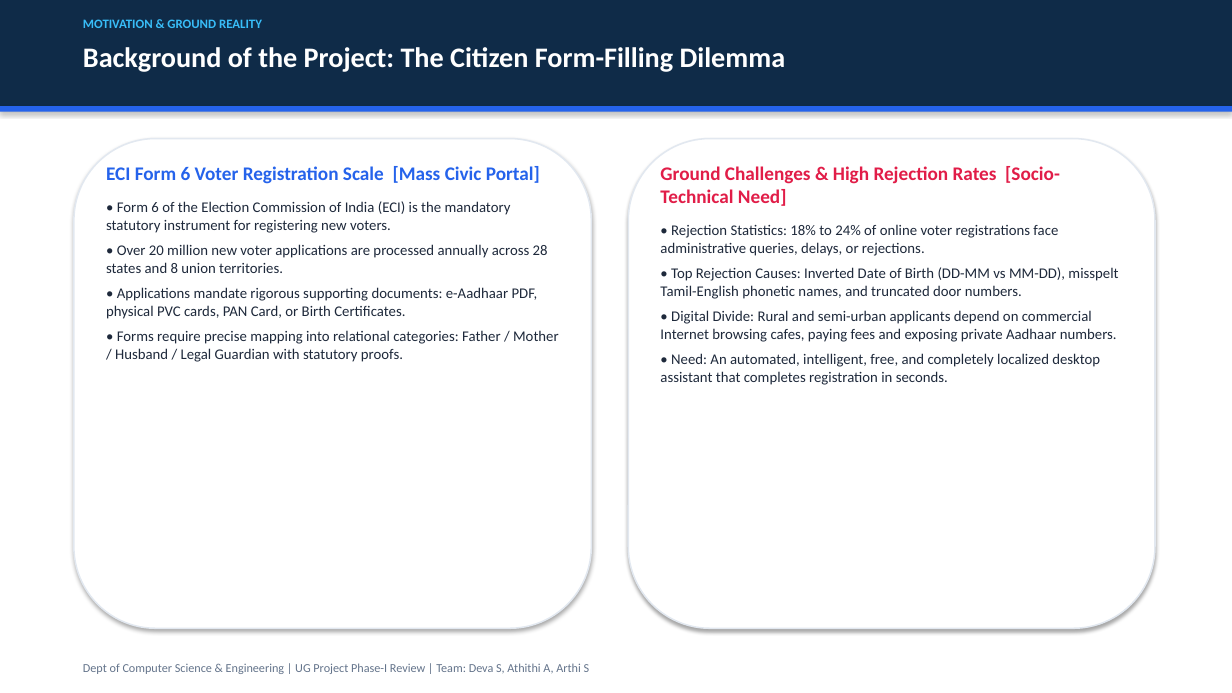
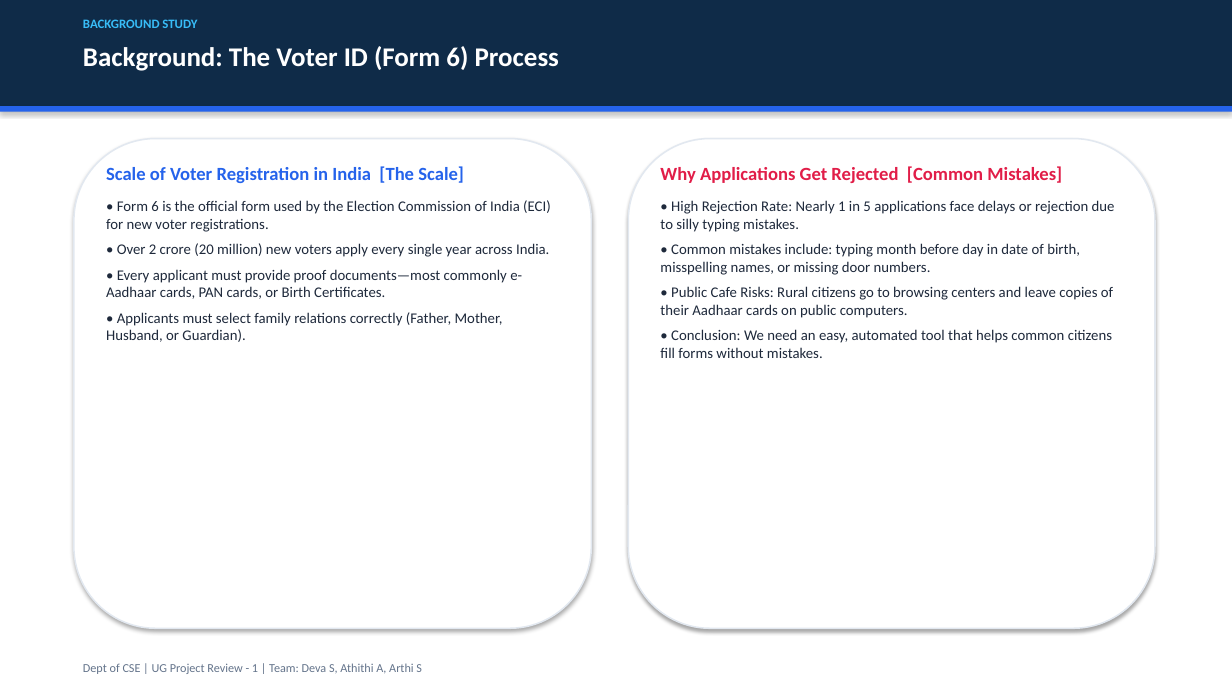
Before and after one commit to deva-2006/govtAutofill, a slide deck: slide 4 of First_Review_UG_Project_Presentation.pptx. Drawn at 1232x693 pixels with LibreOffice and Linux fonts; fonts in the diff are those of the drawing. Boxes give left, top, right and bottom in pixels: in the first picture for what was removed or moved away, otherwise in the second. Text is boxed around its words. In the diff, an @@ line names an element or a change of style, - is before the commit and + after.

```diff
--- a/First_Review_UG_Project_Presentation.pptx
+++ b/First_Review_UG_Project_Presentation.pptx
@@ text at (83, 19, 197, 28): text changed @@
-MOTIVATION & GROUND REALITY
+BACKGROUND STUDY
@@ text at (83, 46, 559, 71): text changed; size 22 to 21 pt @@
-Background of the Project: The Citizen Form-Filling Dilemma
+Background: The Voter ID (Form 6) Process
@@ text at (106, 166, 551, 342): text changed @@
-ECI Form 6 Voter Registration Scale [Mass Civic Portal]
-• Form 6 of the Election Commission of India (ECI) is the mandatory statutory instrument for registering new voters.
-• Over 20 million new voter applications are processed annually across 28 states and 8 union territories.
-• Applications mandate rigorous supporting documents: e-Aadhaar PDF, physical PVC cards, PAN Card, or Birth Certificates.
-• Forms require precise mapping into relational categories: Father / Mother / Husband / Legal Guardian with statutory proofs.
+Scale of Voter Registration in India [The Scale]
+• Form 6 is the official form used by the Election Commission of India (ECI) for new voter registrations.
+• Over 2 crore (20 million) new voters apply every single year across India.
+• Every applicant must provide proof documents—most commonly e-Aadhaar cards, PAN cards, or Birth Certificates.
+• Applicants must select family relations correctly (Father, Mother, Husband, or Guardian).
@@ text at (660, 166, 1115, 358): text changed @@
-Ground Challenges & High Rejection Rates [Socio-Technical Need]
-• Rejection Statistics: 18% to 24% of online voter registrations face administrative queries, delays, or rejections.
-• Top Rejection Causes: Inverted Date of Birth (DD-MM vs MM-DD), misspelt Tamil-English phonetic names, and truncated door numbers.
-• Digital Divide: Rural and semi-urban applicants depend on commercial Internet browsing cafes, paying fees and exposing private Aadhaar numbers.
-• Need: An automated, intelligent, free, and completely localized desktop assistant that completes registration in seconds.
+Why Applications Get Rejected [Common Mistakes]
+• High Rejection Rate: Nearly 1 in 5 applications face delays or rejection due to silly typing mistakes.
+• Common mistakes include: typing month before day in date of birth, misspelling names, or missing door numbers.
+• Public Cafe Risks: Rural citizens go to browsing centers and leave copies of their Aadhaar cards on public computers.
+• Conclusion: We need an easy, automated tool that helps common citizens fill forms without mistakes.
@@ text at (83, 663, 422, 674): text changed @@
-Dept of Computer Science & Engineering | UG Project Phase-I Review | Team: Deva S, Athithi A, Arthi S
+Dept of CSE | UG Project Review - 1 | Team: Deva S, Athithi A, Arthi S
```
Also in this commit, not shown: 15 other slides changed, 1 other file.
